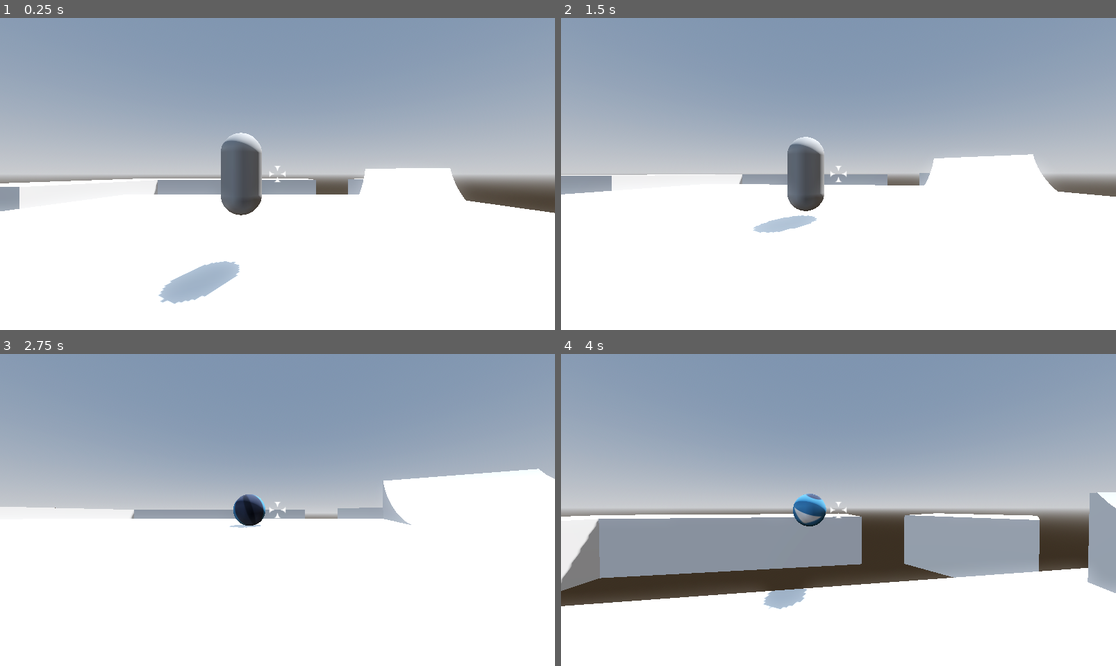
Above: before the commit, frames 1-4 (two rows, left to right).
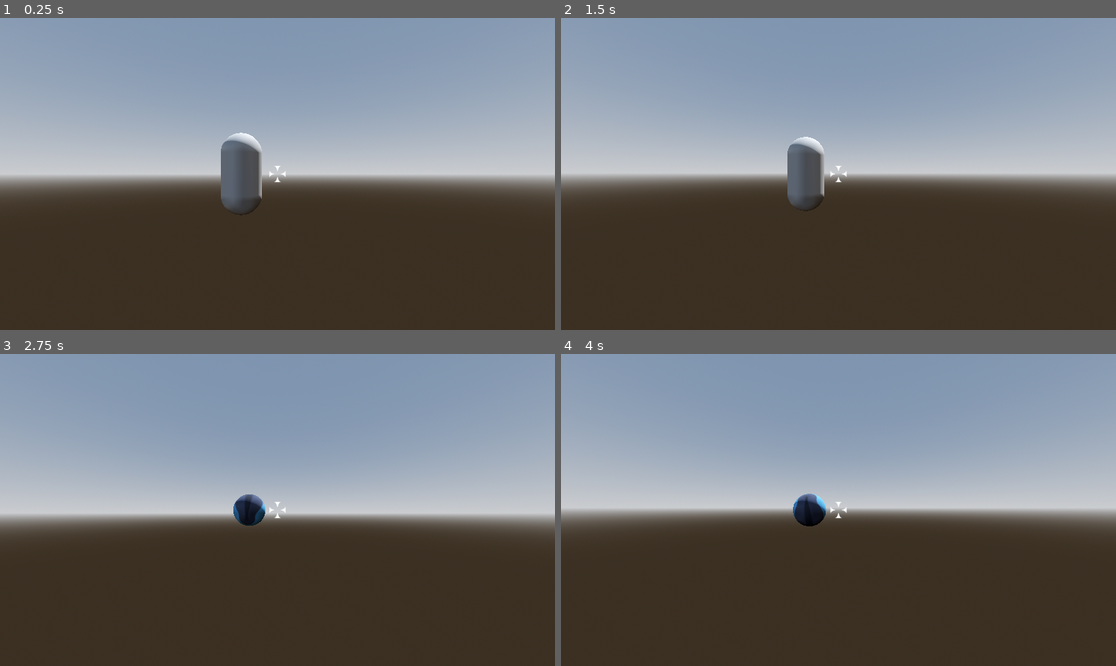
Above: after the commit, the same moments.

Repository: pochoco24/armadillos_with_guns
Game: Godot game, scene res://main.tscn
The game is run twice, just before and just after one commit, with the same random seed, the same clock (stepped at 60 frames per second) and the same inputs. The engine's default icon, where the game draws it, is replaced by a stand-in: a white triangle on a blue panel in a dark square.
Inputs (mouse positions are in pixels of both pictures, inside the frame that each line leads up to):
- Up to frame 1 (0.25 s): no input
- Up to frame 2 (1.5 s): move the mouse to (866, 174) at 0.52 s; hold Shift (ball_mode) 0.53-1.28 s; hold W (up) from 0.53 s (still down); tap Space (jump) at 0.77 s; move the mouse to (810, 174) at 1.27 s; click (810, 174) at 1.35 s
- Up to frame 3 (2.75 s): keep holding W (up); tap Space (jump) at 1.52 s; move the mouse to (288, 503) at 2.02 s; hold Shift (ball_mode) from 2.03 s (still down)
- Up to frame 4 (4 s): keep holding W (up); move the mouse to (832, 516) at 2.77 s; release Shift (ball_mode) at 2.78 s; click (832, 516) at 2.85 s; tap Space (jump) at 3.02, 3.77 s; move the mouse to (877, 513) at 3.52 s; hold Shift (ball_mode) from 3.53 s (still down)

The runs differ from the first frame. In frame 1, 46% of the frame differs, in the area x 0-100%, y 48-100%; in frame 2, 49%; in frame 3, 53%, in the area x 0-100%, y 36-100%; in frame 4, 42%.

Commit message:
removed map, I will make a testing area map instead

Diff:
--- a/main.tscn
+++ b/main.tscn
@@ -1,7 +1,6 @@
-[gd_scene load_steps=25 format=3 uid="uid://cdyng8lxh4ora"]
+[gd_scene load_steps=24 format=3 uid="uid://cdyng8lxh4ora"]
 
 [ext_resource type="Texture2D" uid="uid://cjsigc2r52b5f" path="res://icon.svg" id="1_0xm2m"]
-[ext_resource type="PackedScene" uid="uid://bknrc7p4uhr7n" path="res://models/map.glb" id="1_vivmo"]
 [ext_resource type="Script" uid="uid://b56c0rb1dbxy0" path="res://player/player.gd" id="2_272bh"]
 [ext_resource type="Script" uid="uid://cjnokk3bv3d2c" path="res://player/cam_pivot.gd" id="3_1bvp3"]
 [ext_resource type="Script" uid="uid://bq5t5v4jynd1h" path="res://player/ball_rigid_body.gd" id="3_h2yge"]
@@ -51,10 +50,6 @@
 
 [node name="WorldEnvironment" type="WorldEnvironment" parent="."]
 environment = SubResource("Environment_7mycd")
-
-[node name="Map" type="Node3D" parent="."]
-
-[node name="map" parent="Map" instance=ExtResource("1_vivmo")]
 
 [node name="Player" type="CharacterBody3D" parent="." node_paths=PackedStringArray("cam_pivot", "ball", "mesh", "jump_buffer", "coyote_time", "shotgun_cooldown")]
 transform = Transform3D(1, 0, 0, 0, 1, 0, 0, 0, 1, 0, 3.06458, 0)
Binary file removed: models/map.glb
Not shown, removed: models/map.glb.import
